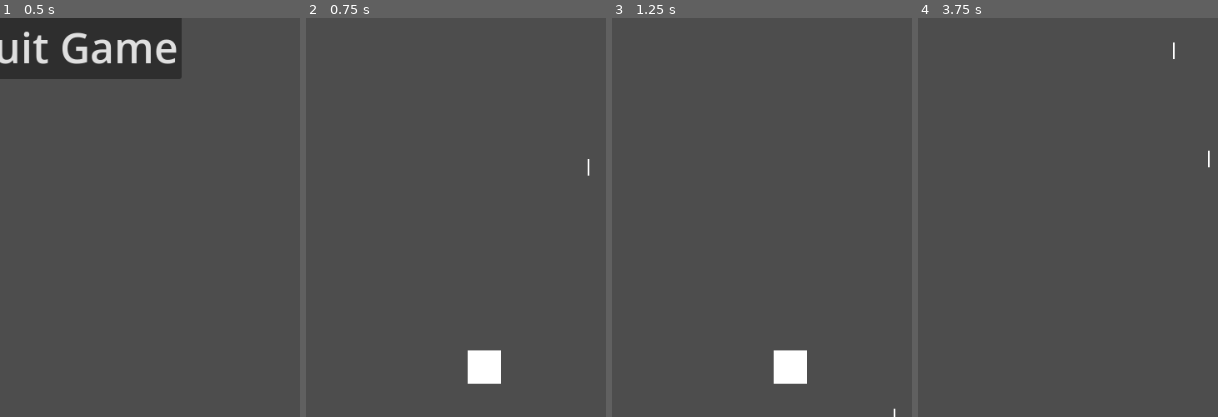
Above: before the commit, frames 1-4 (left to right).
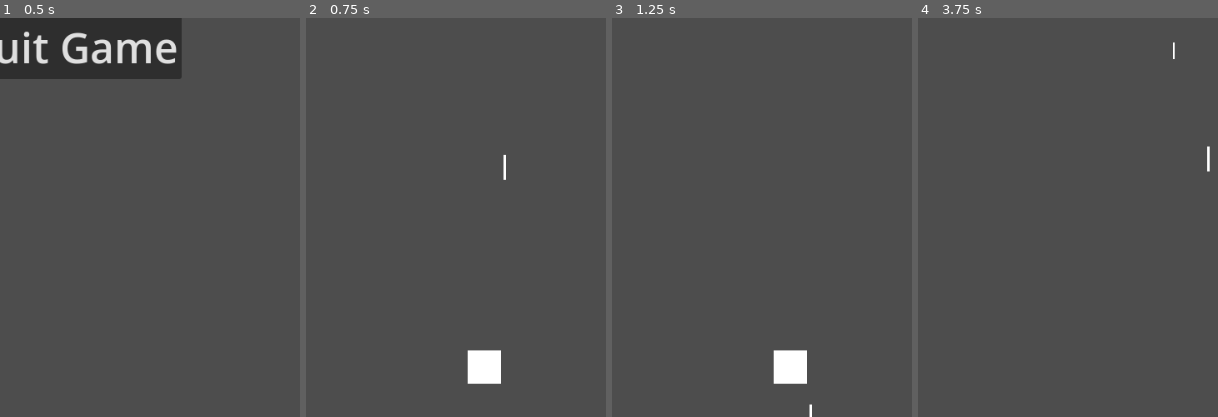
Above: after the commit, the same moments.

Repository: districtjackson/space-invaders
Game: Godot game, scene res://main.tscn
The game is run twice, just before and just after one commit, with the same random seed, the same clock (stepped at 60 frames per second) and the same inputs.
Inputs:
- Up to frame 1 (0.5 s): no input
- Up to frame 2 (0.75 s): click "Start Game" at 0.5 s
- Up to frame 3 (1.25 s): no input
- Up to frame 4 (3.75 s): hold Right (right) 1.28-2.03 s; hold Space (shoot) 1.28-2.03 s; hold Left (left) 2.03-2.78 s; tap Space (shoot) at 2.1, 3.6 s; hold Space (shoot) 2.78-3.53 s; hold Right (right) from 2.78 s (still down)
The pictures show only the part of the screen within x 38-88%, y 50-100%; the shares and areas given below are measured in that part.

Frame 1 is identical in both runs. In frame 2, 0.1% of the frame differs, in the area x 65-95%, y 34-41%; in frame 3, less than 0.1%; in frame 4, less than 0.1%.

Commit message:
Fixed rocket collision
08/29/23

Diff:
--- a/enemy_manager.gd
+++ b/enemy_manager.gd
@@ -231,7 +231,7 @@
 	# off the count with each one (if a column has zero aliens, it doesn't count)
 	# Once the counter is chosen, find the lowest alien and shoot.
 
-	if(randf() < 0.2 and _Player != null):
+	if(randf() > 0.2 and _Player != null):
 		_shoot_at_player()
 	else:
 		_shoot_randomly()
@@ -290,7 +290,6 @@
 func _shoot_projectile(enemy):
 	var rocket = projectile_scene.instantiate()
 	rocket.position = Vector2(enemy.position.x, enemy.position.y + 130) # Spawn beneath enemy
-	rocket.set_direction(-1)
 	add_child(rocket)
 
 # Called when an enemy dies, telling main to decrease count of remaining enemies, increase score, and speed up enemies
--- a/enemy_manager.tscn
+++ b/enemy_manager.tscn
@@ -2,12 +2,12 @@
 
 [ext_resource type="Script" path="res://enemy_manager.gd" id="1_kcf2t"]
 [ext_resource type="PackedScene" uid="uid://w2bmr81oxqu1" path="res://enemy.tscn" id="2_wi30d"]
-[ext_resource type="PackedScene" uid="uid://drbkanrci017b" path="res://player_projectile.tscn" id="3_4xw08"]
+[ext_resource type="PackedScene" uid="uid://cmanstmr4ryfm" path="res://enemy_projectile.tscn" id="3_wlx6c"]
 
 [node name="EnemyManager" type="Node2D"]
 script = ExtResource("1_kcf2t")
 enemy_scene = ExtResource("2_wi30d")
-projectile_scene = ExtResource("3_4xw08")
+projectile_scene = ExtResource("3_wlx6c")
 enemy_start = Vector2(110, 150)
 enemy_vert_distance = 70
 enemy_hori_movement_distance = 5
--- a/mothership.tscn
+++ b/mothership.tscn
@@ -7,6 +7,8 @@
 size = Vector2(80, 40)
 
 [node name="Mothership" type="Area2D"]
+collision_layer = 2
+collision_mask = 2
 script = ExtResource("1_miolp")
 
 [node name="CollisionShape2D" type="CollisionShape2D" parent="."]
